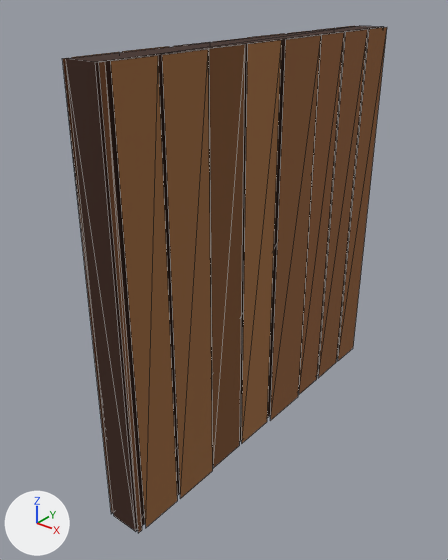
The glTF model houses/wall-timber.glb: old version first, new version second.
One viewpoint serves both versions: a 50 mm camera at (1.272, -1.165, 1.116) aimed at (0.401, -0.076, 0.441). The lights are fixed; the arrows at lower left show +X, +Y and +Z. The picture after the commit comes second. Mesh edges are drawn as thin lines. Vertices at exactly the same position are counted once.

Objects in the first picture: 'wall-timber'.
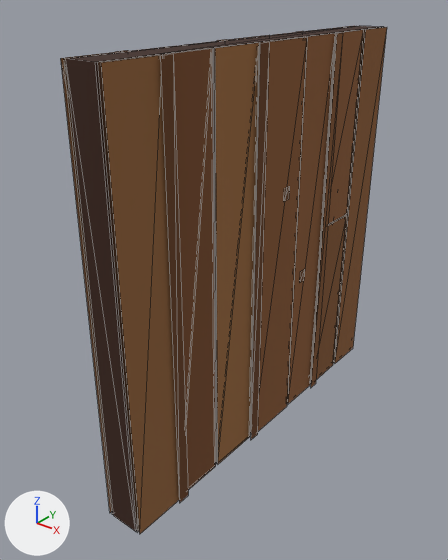
What differs and where, as boxes (x1, y1, x2, y2) in the pictures (448 x 560 px):
'wall-timber', reshaped
    before: (62, 26, 387, 533)
    after: (61, 26, 387, 534)
part 1 of me_wall_timber, rebuilt
    before: (270, 36, 321, 421)
    after: (258, 37, 307, 431)
part 2 of me_wall_timber, rebuilt (16% wider)
    before: (111, 56, 178, 528)
    after: (101, 55, 179, 534)
part 3 of me_wall_timber, rebuilt
    before: (72, 52, 119, 58)
    after: (61, 51, 123, 513)
part 4 of me_wall_timber, rebuilt (32% wider)
    before: (242, 40, 282, 443)
    after: (251, 37, 304, 417)
part 5 of me_wall_timber, rebuilt
    before: (99, 62, 142, 533)
    after: (98, 55, 159, 532)
part 6 of me_wall_timber, rebuilt
    before: (62, 58, 113, 514)
    after: (64, 52, 121, 515)
part 7 of me_wall_timber, rebuilt
    before: (122, 46, 169, 52)
    after: (128, 46, 171, 52)
part 8 of me_wall_timber, rebuilt
    before: (318, 30, 367, 378)
    after: (310, 30, 360, 383)
part 9 of me_wall_timber, rebuilt (22% wider)
    before: (209, 45, 245, 468)
    after: (215, 43, 259, 464)
part 10 of me_wall_timber, rebuilt (7% wider)
    before: (299, 33, 344, 394)
    after: (288, 34, 336, 404)
part 11 of me_wall_timber, rebuilt
    before: (162, 50, 213, 499)
    after: (164, 49, 216, 490)
part 12 of me_wall_timber, built on
    before: (338, 26, 387, 361)
    after: (116, 26, 387, 503)

The change in detail:
me_wall_timber is used by ob_wall_timber; location (0.0, 0.0, 0.0).
me_wall_timber had 80 vertices, 48 faces and spanned x 0.4..0.5, y -0.5..0.5, z 0.0..1.0.
me_wall_timber now has 168 vertices, 92 faces and spans x 0.394..0.506, y -0.5..0.5, z 0.0..1.0.
me_wall_timber part 1: the loose piece of 4 vertices spanning x 0.5, y 0.008..0.153, z 0.0..1.0 is rebuilt with 4 vertices and now spans x 0.5, y -0.072..0.093, z 0.0..1.0.
me_wall_timber part 2: the loose piece of 4 vertices spanning x 0.497, y -0.479..-0.373, z 0.0..1.0 is rebuilt with 4 vertices and now spans x 0.499, y -0.5..-0.364, z 0.0..1.0.
me_wall_timber part 3: the loose piece of 4 vertices spanning x 0.403, y -0.479..-0.373, z 0.0..1.0 is rebuilt with 4 vertices and now spans x 0.401, y -0.5..-0.364, z 0.0..1.0.
me_wall_timber part 4: the loose piece of 4 vertices spanning x 0.495, y -0.119..0.0, z 0.0..1.0 is rebuilt with 4 vertices and now spans x 0.491, y -0.072..0.093, z 0.0..1.0.
me_wall_timber part 5: the loose piece of 4 vertices spanning x 0.494, y -0.5..-0.487, z 0.0..1.0 is rebuilt with 4 vertices and now spans x 0.491, y -0.5..-0.364, z 0.0..1.0.
me_wall_timber part 6: the loose piece of 4 vertices spanning x 0.406, y -0.5..-0.487, z 0.0..1.0 is rebuilt with 4 vertices and now spans x 0.409, y -0.5..-0.364, z 0.0..1.0.
me_wall_timber part 7: the loose piece of 4 vertices spanning x 0.401, y -0.365..-0.244, z 0.0..1.0 is rebuilt with 4 vertices and now spans x 0.405, y -0.356..-0.227, z 0.0..1.0.
me_wall_timber part 8: the loose piece of 4 vertices spanning x 0.497, y 0.272..0.385, z 0.0..1.0 is rebuilt with 4 vertices and now spans x 0.491, y 0.232..0.365, z 0.0..1.0.
me_wall_timber part 9: the loose piece of 4 vertices spanning x 0.495, y -0.236..-0.127, z 0.0..1.0 is rebuilt with 4 vertices and now spans x 0.495, y -0.219..-0.08, z 0.0..1.0.
me_wall_timber part 10: the loose piece of 4 vertices spanning x 0.497, y 0.161..0.264, z 0.0..1.0 is rebuilt with 4 vertices and now spans x 0.497, y 0.101..0.224, z 0.0..1.0.
me_wall_timber part 11: the loose piece of 4 vertices spanning x 0.499, y -0.365..-0.244, z 0.0..1.0 is rebuilt with 4 vertices and now spans x 0.495, y -0.356..-0.227, z 0.0..1.0.
me_wall_timber part 12: 4 vertices removed from x 0.402..0.498, y 0.393, z 0.0..1.0; 92 vertices added at x 0.394..0.506, y -0.376..0.496, z 0.0..1.0.
Other edits to the shape of me_wall_timber do not show in these pictures.
